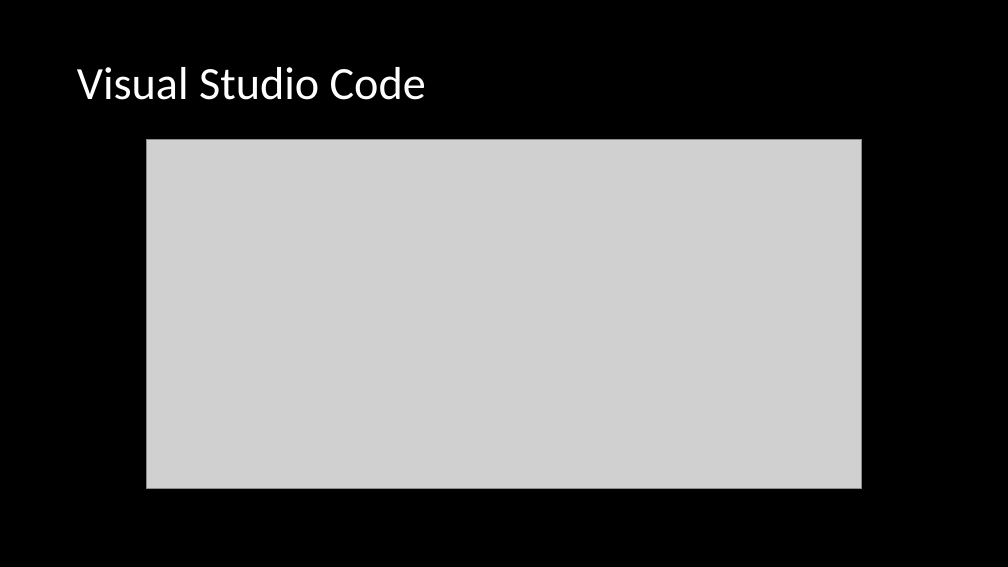
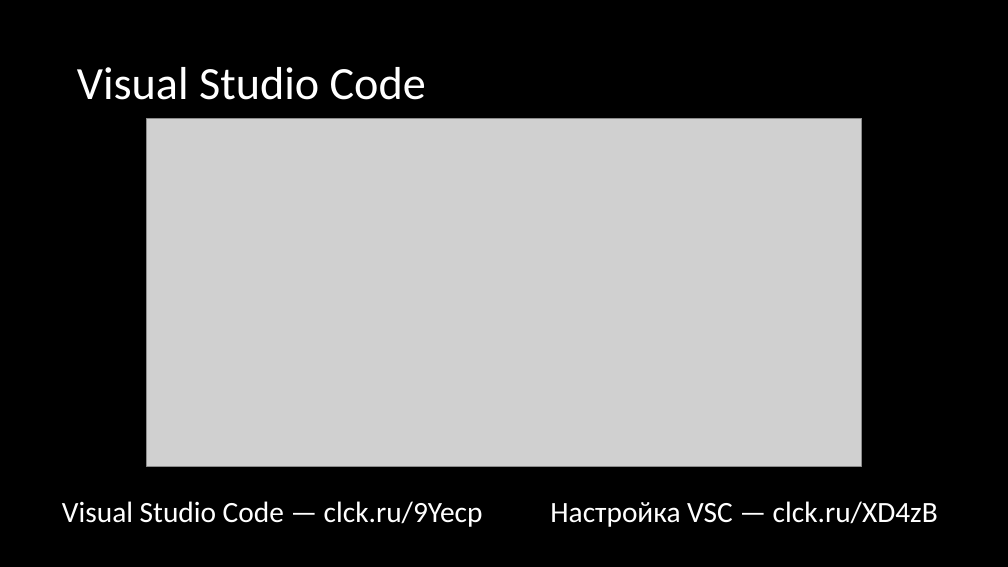
Before and after one commit to stsdmchv/OP-2021, a slide deck: slide 7 of ИСиТ/Занятие 1.pptx. Drawn at 1008x567 pixels with LibreOffice and Linux fonts; fonts in the diff are those of the drawing; grey boxes stand for pictures. Boxes give left, top, right and bottom in pixels: in the first picture for what was removed or moved away, otherwise in the second. Text is boxed around its words. In the diff, an @@ line names an element or a change of style, - is before the commit and + after.

```diff
--- a/ИСиТ/Занятие 1.pptx
+++ b/ИСиТ/Занятие 1.pptx
@@ picture: place and size @@
-picture at [147,140,862,488]
+picture at [147,118,862,467]
@@ text added at [62,501,483,527], 28 pt, text #FFFFFF @@
+Visual Studio Code — clck.ru/9Yecp
@@ text added at [550,501,938,527], 28 pt, text #FFFFFF @@
+Настройка VSC — clck.ru/XD4zB
```
Also in this commit, not shown: 1 other file.
